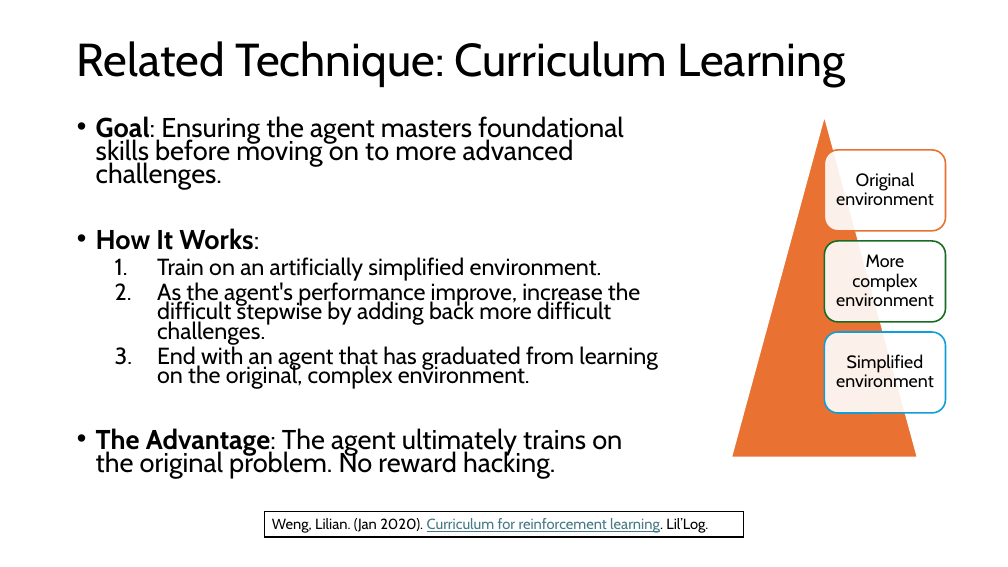
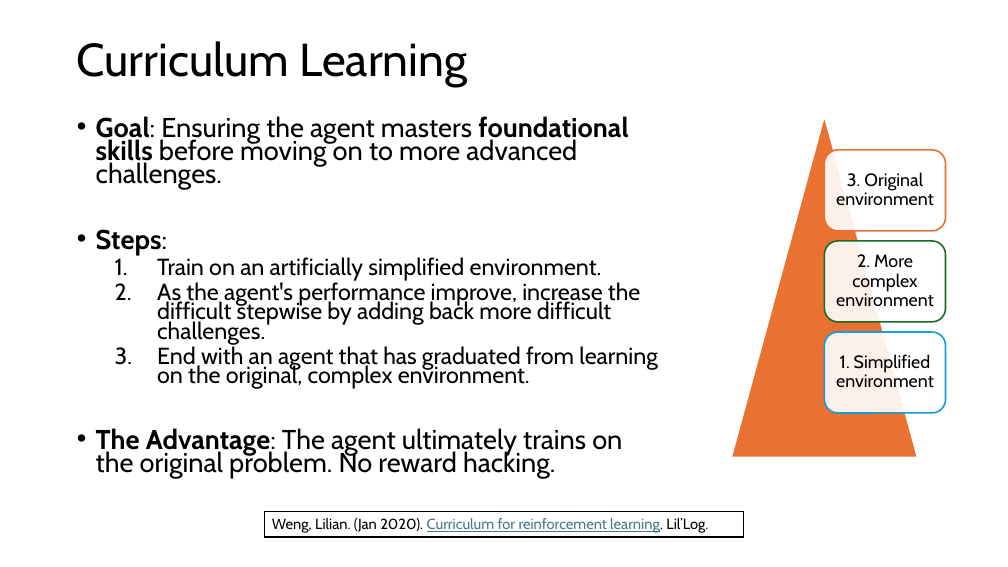
Before and after one commit to mhahsler/Introduction_to_Reinforcement_Learning, a slide deck: slide 13 of slides/Lecture_Reward_Engineering.pptx. Drawn at 1008x567 pixels with LibreOffice and Linux fonts; fonts in the diff are those of the drawing. Boxes give left, top, right and bottom in pixels: in the first picture for what was removed or moved away, otherwise in the second. Text is boxed around its words. In the diff, an @@ line names an element or a change of style, - is before the commit and + after.

```diff
--- a/slides/Lecture_Reward_Engineering.pptx
+++ b/slides/Lecture_Reward_Engineering.pptx
@@ title at [77,41,467,87]: text changed @@
-Related Technique: Curriculum Learning
+Curriculum Learning
@@ text at [96,116,628,189]: bold on in "foundational skills" @@
@@ text at [836,172,934,206]: text changed @@
-Original environment
+3. Original environment
@@ text at [96,229,167,256]: text changed @@
-• How It Works:
+• Steps:
@@ text at [836,254,934,307]: text changed @@
-More complex environment
+2. More complex environment
@@ text at [836,354,934,388]: text changed @@
-Simplified environment
+1. Simplified environment
```
Also in this commit, not shown: 5 other slides changed, 1 other file.
